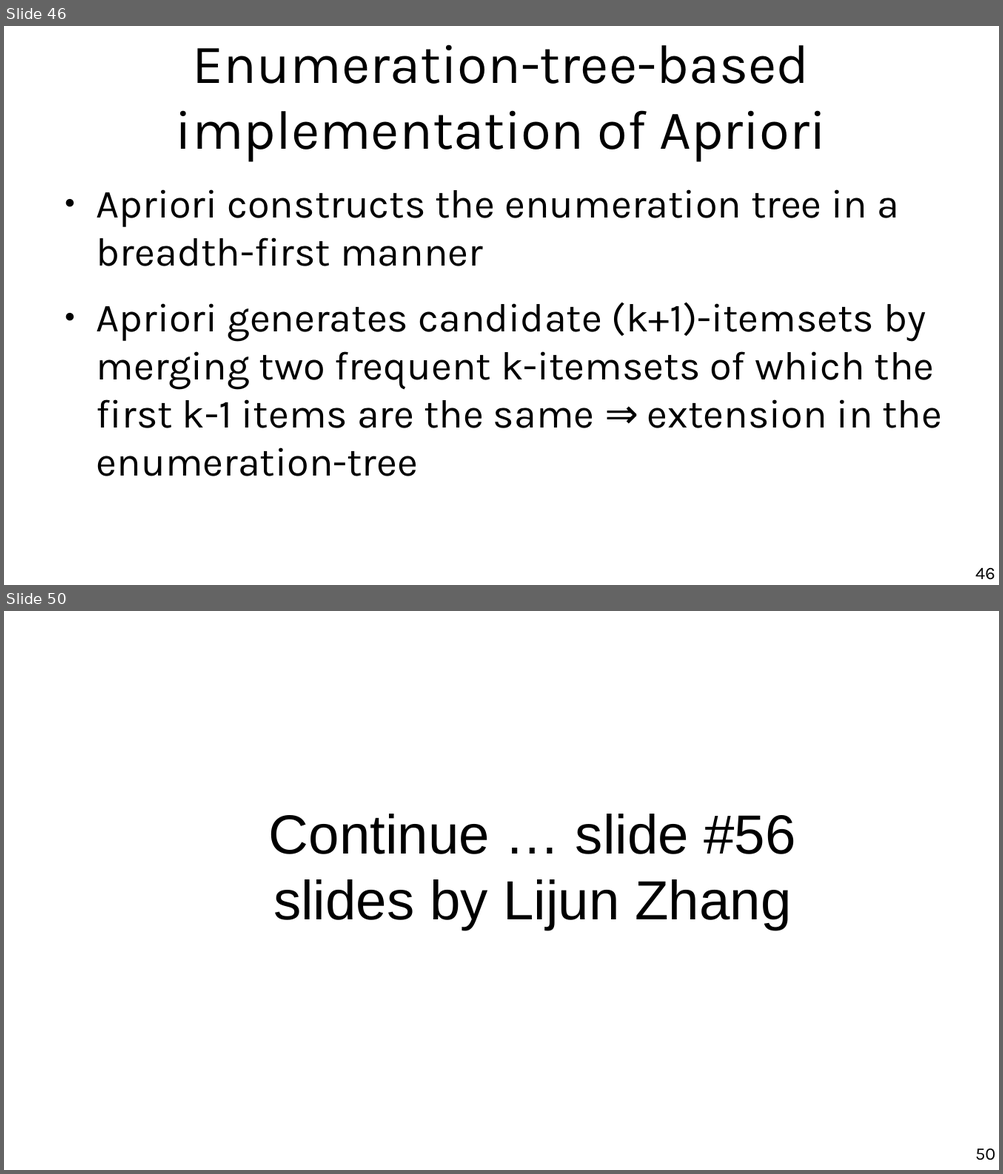
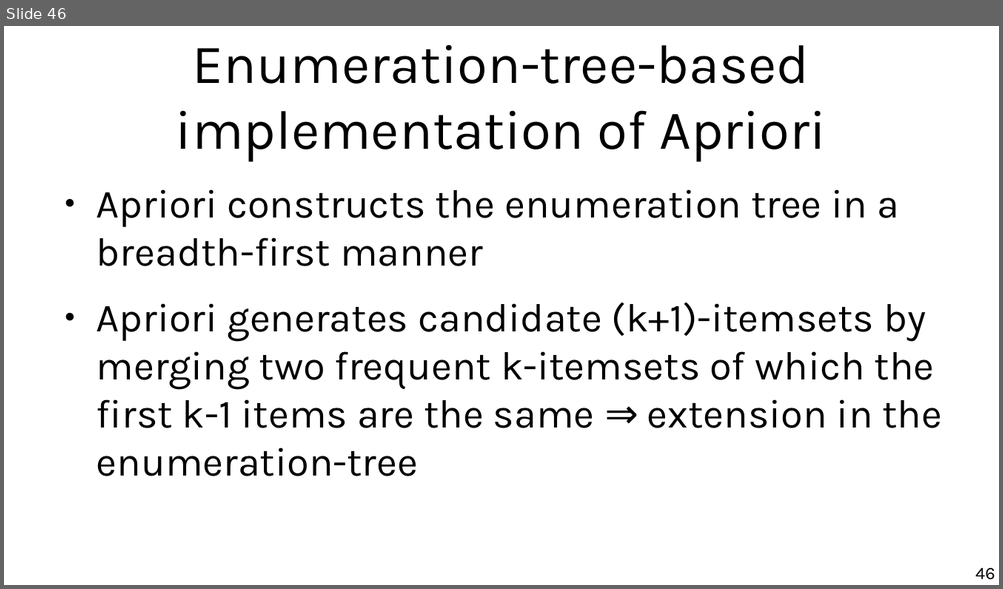
Before and after one commit to chatox/data-mining-course, a slide deck: theory/tt06_association_rule_mining.odp. Shown one above the other, each under a label of ours: slides 46 and 50 before the commit, slide 46 after it; the slides between them are not shown. The pictures are 1003x1174 and 1003x589 pixels, drawn with LibreOffice and Linux fonts; fonts in the diff are those of the drawing. Boxes give left, top, right and bottom in pixels: in the first picture for what was removed or moved away, otherwise in the second. Text is boxed around its words. In the diff, an @@ line names an element or a change of style, - is before the commit and + after.

```diff
--- a/theory/tt06_association_rule_mining.odp
+++ b/theory/tt06_association_rule_mining.odp
@@ slide 50 removed at <box>4,611,999,1170</box>, background #FFFFFF @@
@@ title removed at <box>269,814,796,931</box> @@
-Continue … slide #56
-slides by Lijun Zhang
@@ page number removed at <box>975,1149,995,1161</box> @@
-50
```
Also in this commit, not shown: 4 slides changed, 2 slides added, 1 other slide removed, 2 other files.
